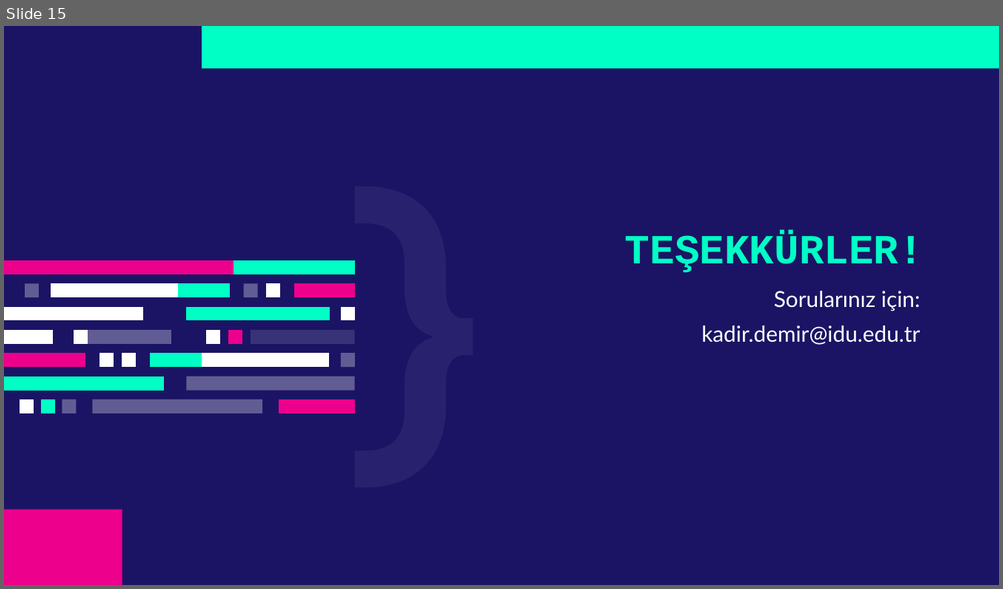
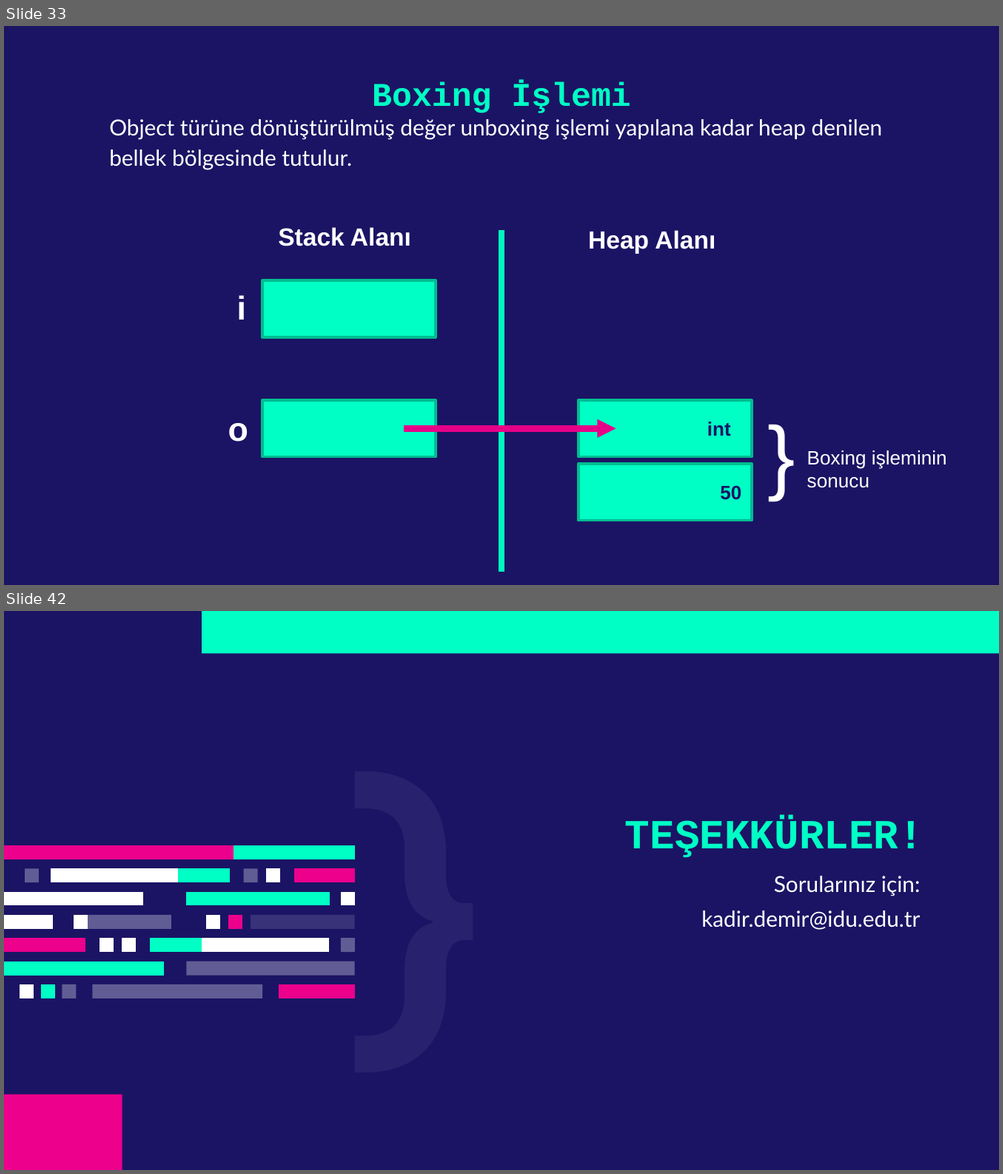
Before and after one commit to kadirdemir/C-Sharp-2022, a slide deck: Tür Dönüşümü.pptx. Shown one above the other, each under a label of ours: slide 15 before the commit, slides 33 and 42 after it; the slides between them are not shown. The pictures are 1003x589 and 1003x1174 pixels, drawn with LibreOffice and Linux fonts; fonts in the diff are those of the drawing. Boxes give left, top, right and bottom in pixels: in the first picture for what was removed or moved away, otherwise in the second. Text is boxed around its words. In the diff, an @@ line names an element or a change of style, - is before the commit and + after.

```diff
--- a/Tür Dönüşümü.pptx
+++ b/Tür Dönüşümü.pptx
@@ slide 33 added at <box>4,26,999,585</box>, background #1B1464 @@
@@ title added at <box>372,82,630,113</box>, 24 pt, text #00FFC5, bold @@
+Boxing İşlemi
@@ text added at <box>109,119,882,170</box>, 16 pt, text #FFFFFF @@
+Object türüne dönüştürülmüş değer unboxing işlemi yapılana kadar heap denilen bellek bölgesinde tutulur.
@@ text added at <box>278,227,411,247</box>, 18 pt, text #FFFFFF, bold @@
+Stack Alanı
@@ line added from (501, 572) to (501, 230), #00F9C1 4.5 pt @@
@@ text added at <box>588,230,715,253</box>, 18 pt, text #FFFFFF, bold @@
+Heap Alanı
@@ rectangle added at <box>262,281,435,338</box>, fill #00FFC5, outline #00BD92 2 pt @@
@@ text added at <box>237,295,246,320</box>, 24 pt, text #FFFFFF, bold @@
+i
@@ rectangle added at <box>262,401,435,457</box>, fill #00FFC5, outline #00BD92 2 pt @@
@@ rectangle added at <box>578,401,751,457</box>, fill #00FFC5, outline #00BD92 2 pt, 14 pt, text #1B1464, bold @@
+int
@@ text added at <box>757,397,918,507</box>, 60 pt, text #FFFFFF @@
+}
@@ text added at <box>228,423,248,442</box>, 24 pt, text #FFFFFF, bold @@
+o
@@ arrow added from (404, 429) to (616, 429), #E70089 4.5 pt @@
@@ rectangle added at <box>578,465,751,521</box>, fill #00FFC5, outline #00BD92 2 pt, 14 pt, text #1B1464, bold @@
+50
@@ text added at <box>807,451,947,488</box>, 14 pt, text #FFFFFF @@
+Boxing işleminin sonucu
@@ what was slide 15 is now slide 42 @@
```
Also in this commit, not shown: 4 slides changed, 26 other slides added.
